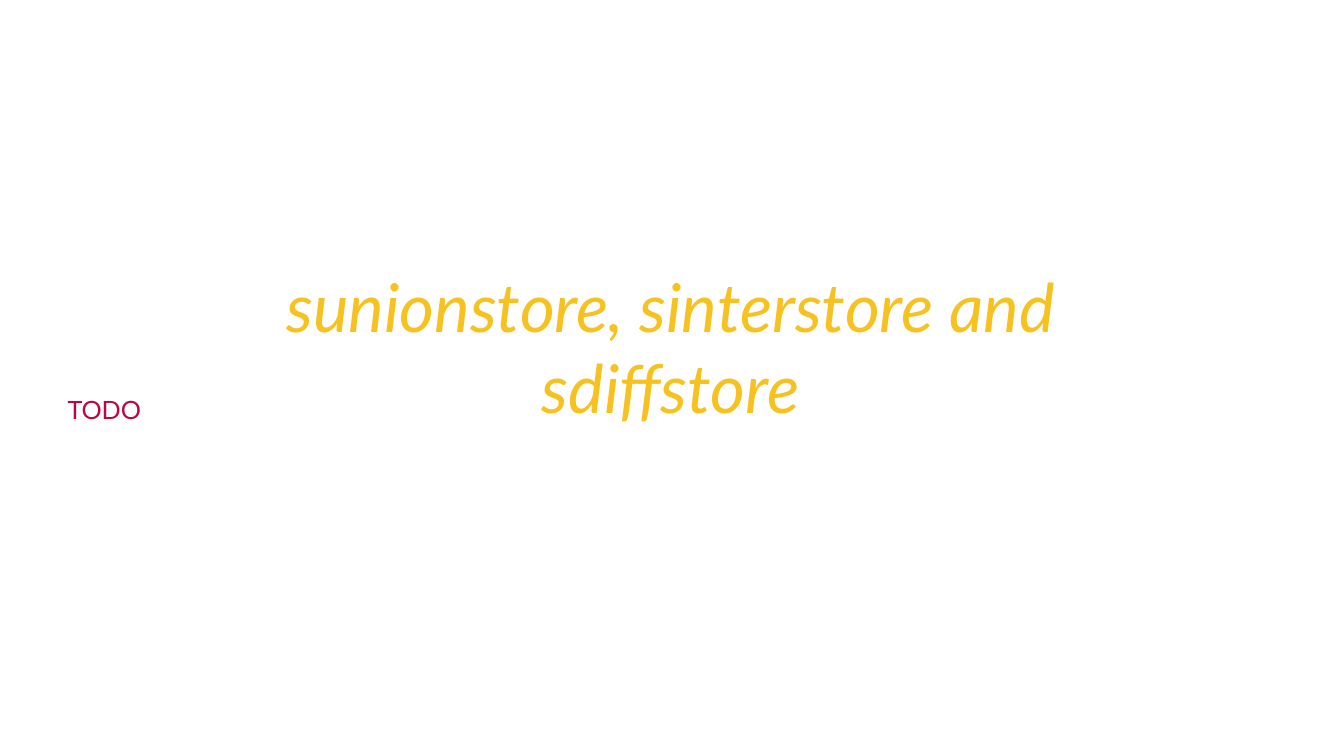
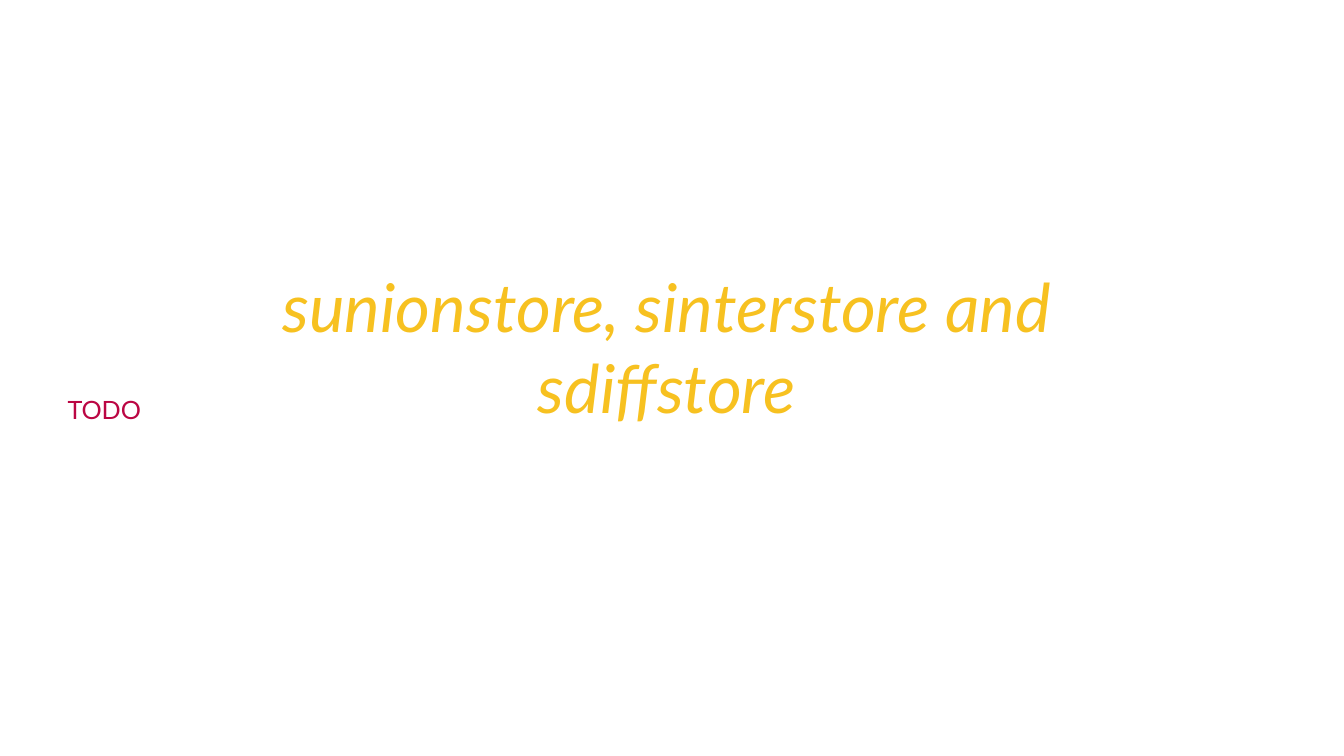
Before and after one commit to Saleel-Bagde/PPT-s, a slide deck: slide 64 of redis Ver2.pptx. Drawn at 1344x756 pixels with LibreOffice and Linux fonts; fonts in the diff are those of the drawing. Boxes give left, top, right and bottom in pixels: in the first picture for what was removed or moved away, otherwise in the second. Text is boxed around its words. In the diff, an @@ line names an element or a change of style, - is before the commit and + after.

```diff
--- a/redis Ver2.pptx
+++ b/redis Ver2.pptx
@@ text "sunionstore, sinterstore and sdiffstore": place and size @@
-text "sunionstore, sinterstore and sdiffstore" at <box>286,282,1055,422</box>
+text "sunionstore, sinterstore and sdiffstore" at <box>282,282,1051,422</box>
```
Also in this commit, not shown: 10 other slides changed, 17 slides added, 1 slide removed.
